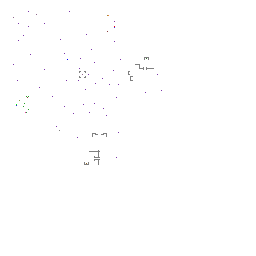
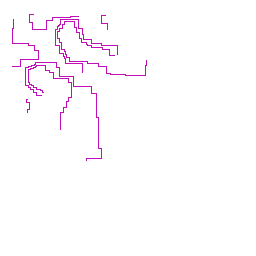
Layers edited between the first and the second 256x256 image:
hid "stuff", painted on it over [13, 11, 162, 165]
showed "routes", painted on it over [12, 14, 147, 161]
